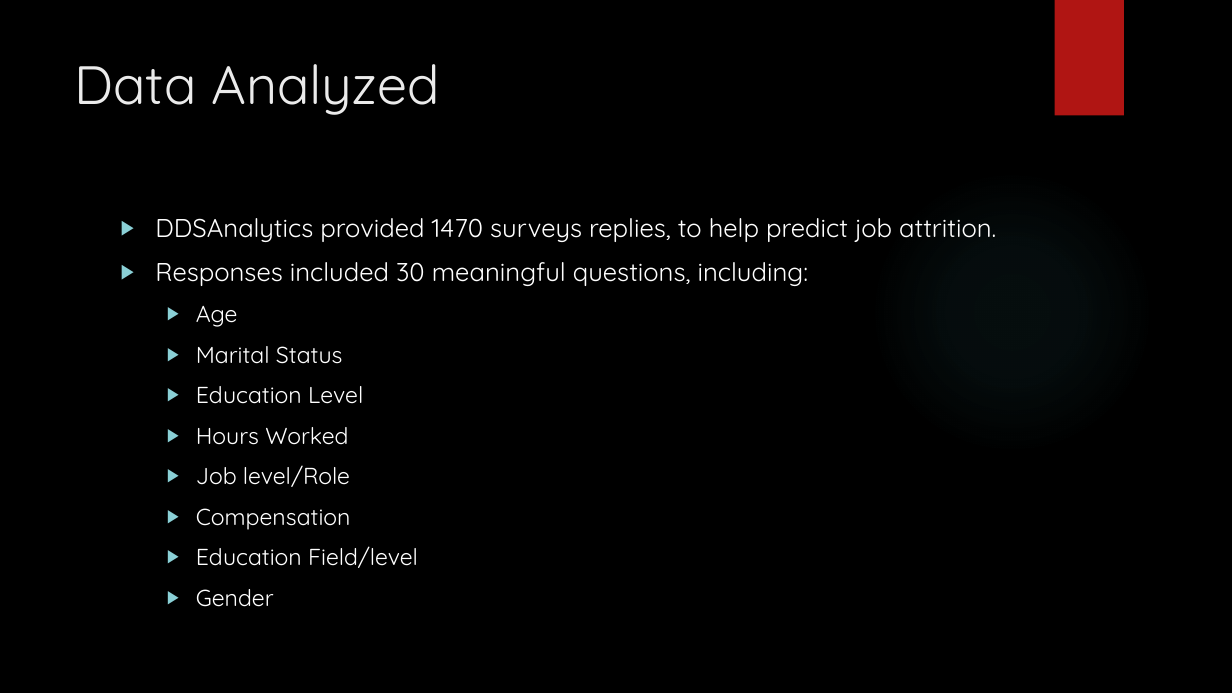
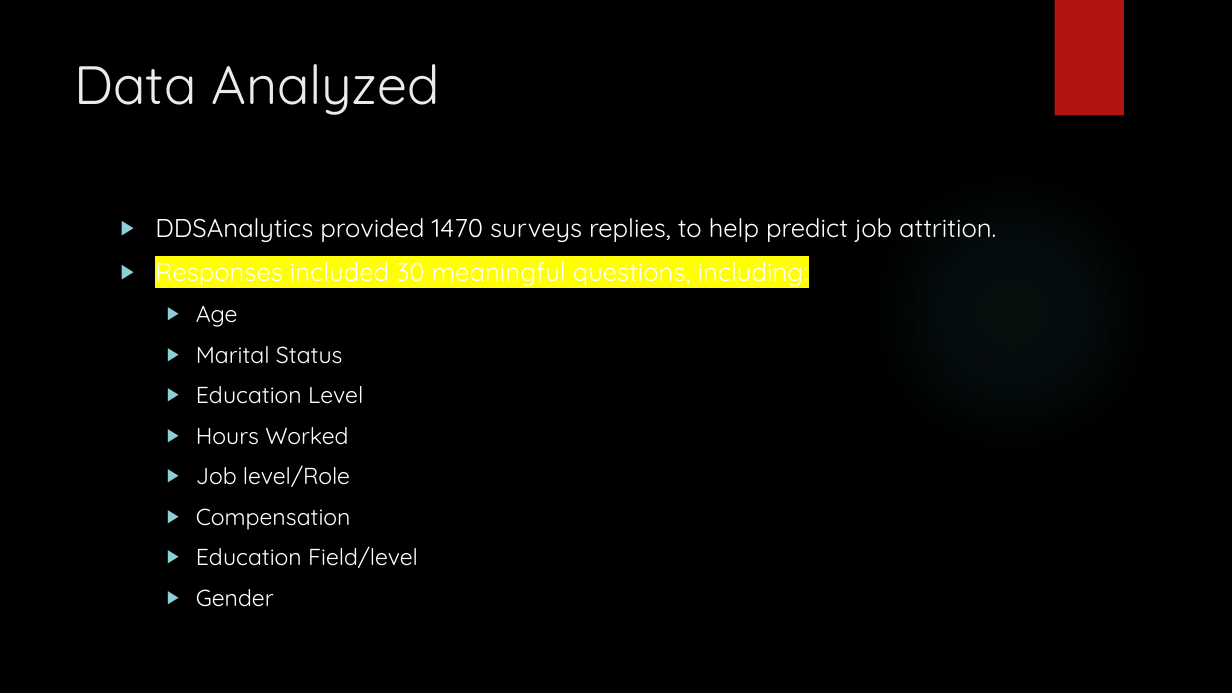
Before and after one commit to vazquezs123/DATA_SCIENCE_CS02, a slide deck: slide 3 of case_study_02_presentation.pptx. Drawn at 1232x693 pixels with LibreOffice and Linux fonts; fonts in the diff are those of the drawing; background and template pictures are left out. Boxes give left, top, right and bottom in pixels: in the first picture for what was removed or moved away, otherwise in the second. Text is boxed around its words. In the diff, an @@ line names an element or a change of style, - is before the commit and + after.

```diff
--- a/case_study_02_presentation.pptx
+++ b/case_study_02_presentation.pptx
@@ text at [155, 254, 809, 286]: highlight none to #FFFF00 in "Responses included 30 meaningful questions, including:" @@
```
Also in this commit, not shown: 2 other slides changed, 3 slides added, 1 slide removed, 3 other files.
